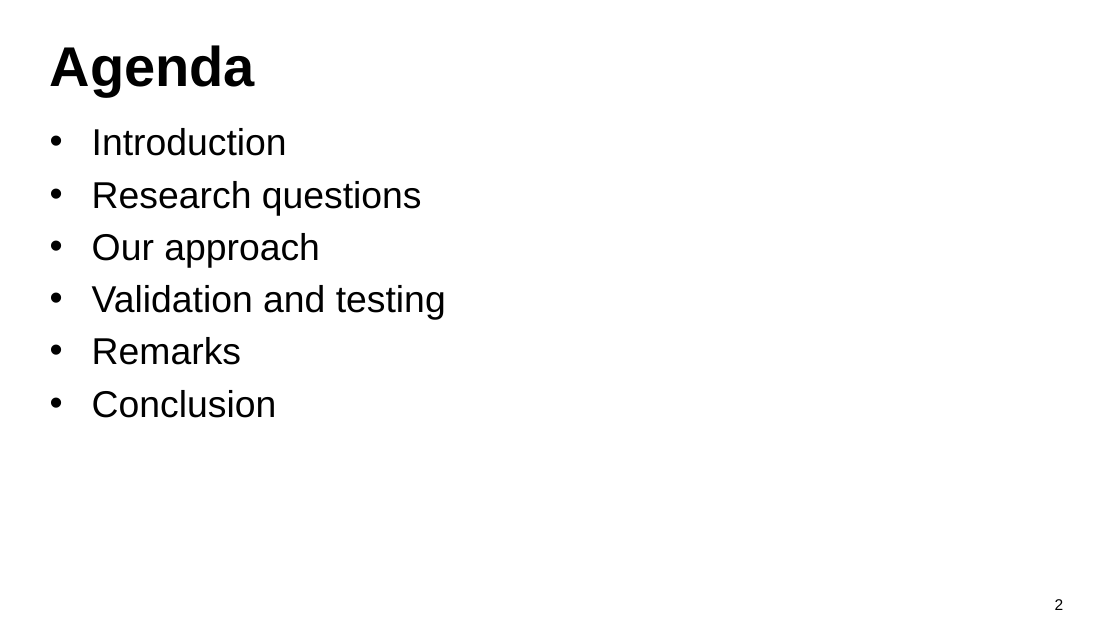
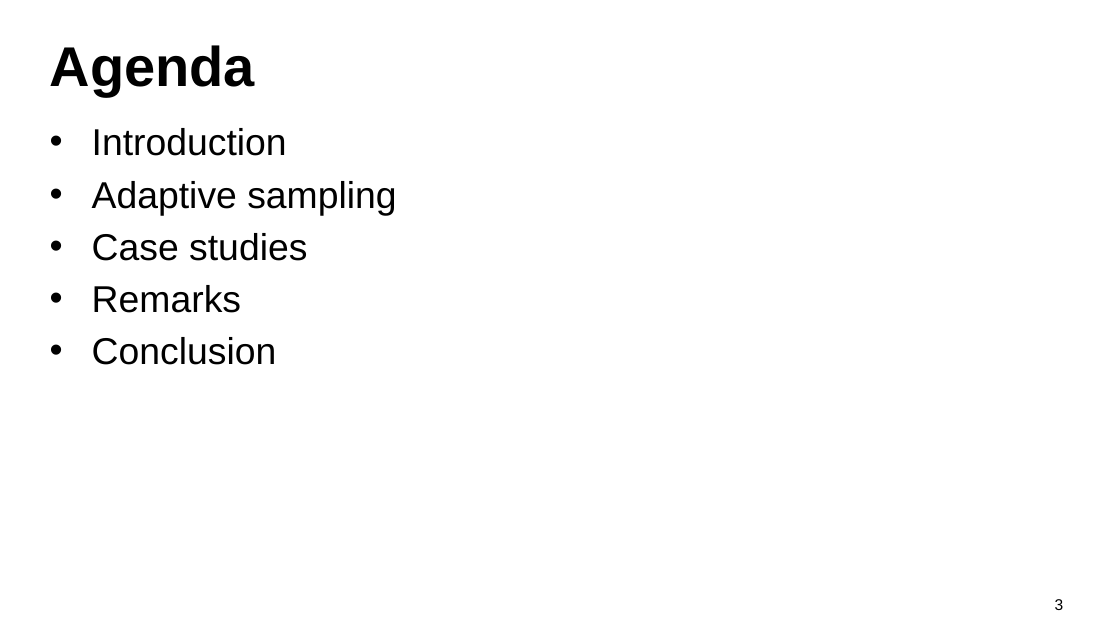
Before and after one commit to YaolinGe/THESIS, a slide deck: slide 3 of presentation/slides/phd.pptx (slide 2 before the commit). Drawn at 1120x630 pixels with LibreOffice and Linux fonts; fonts in the diff are those of the drawing; background and template pictures are left out. Boxes give left, top, right and bottom in pixels: in the first picture for what was removed or moved away, otherwise in the second. Text is boxed around its words. In the diff, an @@ line names an element or a change of style, - is before the commit and + after.

```diff
--- a/presentation/slides/phd.pptx
+++ b/presentation/slides/phd.pptx
@@ text at [92, 181, 396, 261]: text changed @@
-• Research questions
-• Our approach
-• Validation and testing
+• Adaptive sampling
+• Case studies
@@ page number at [1055, 599, 1064, 610]: text changed @@
-2
+3
```
Also in this commit, not shown: 1 other slide changed, 8 slides added, 5 slides removed, 3 other files.
